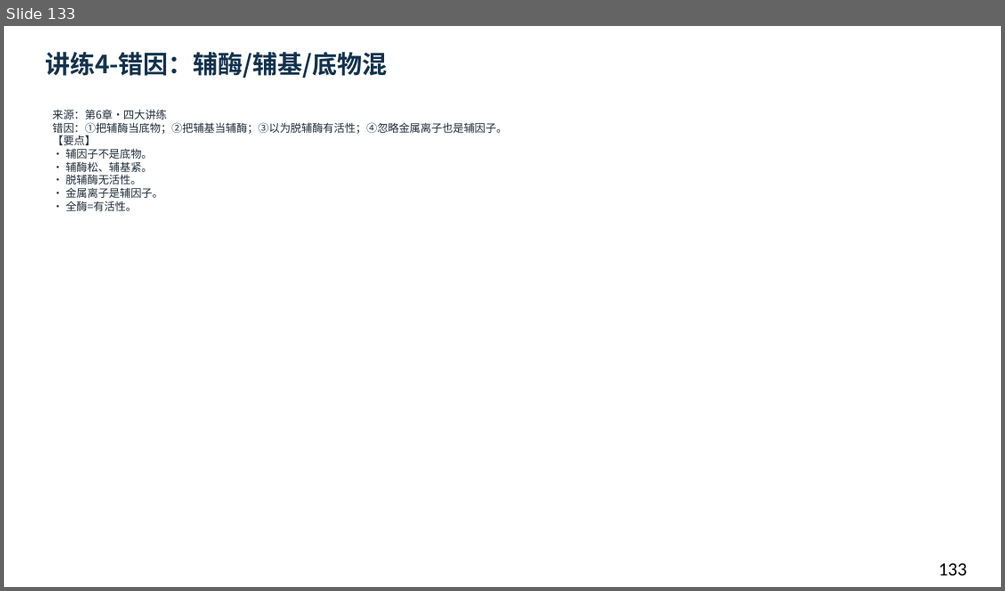
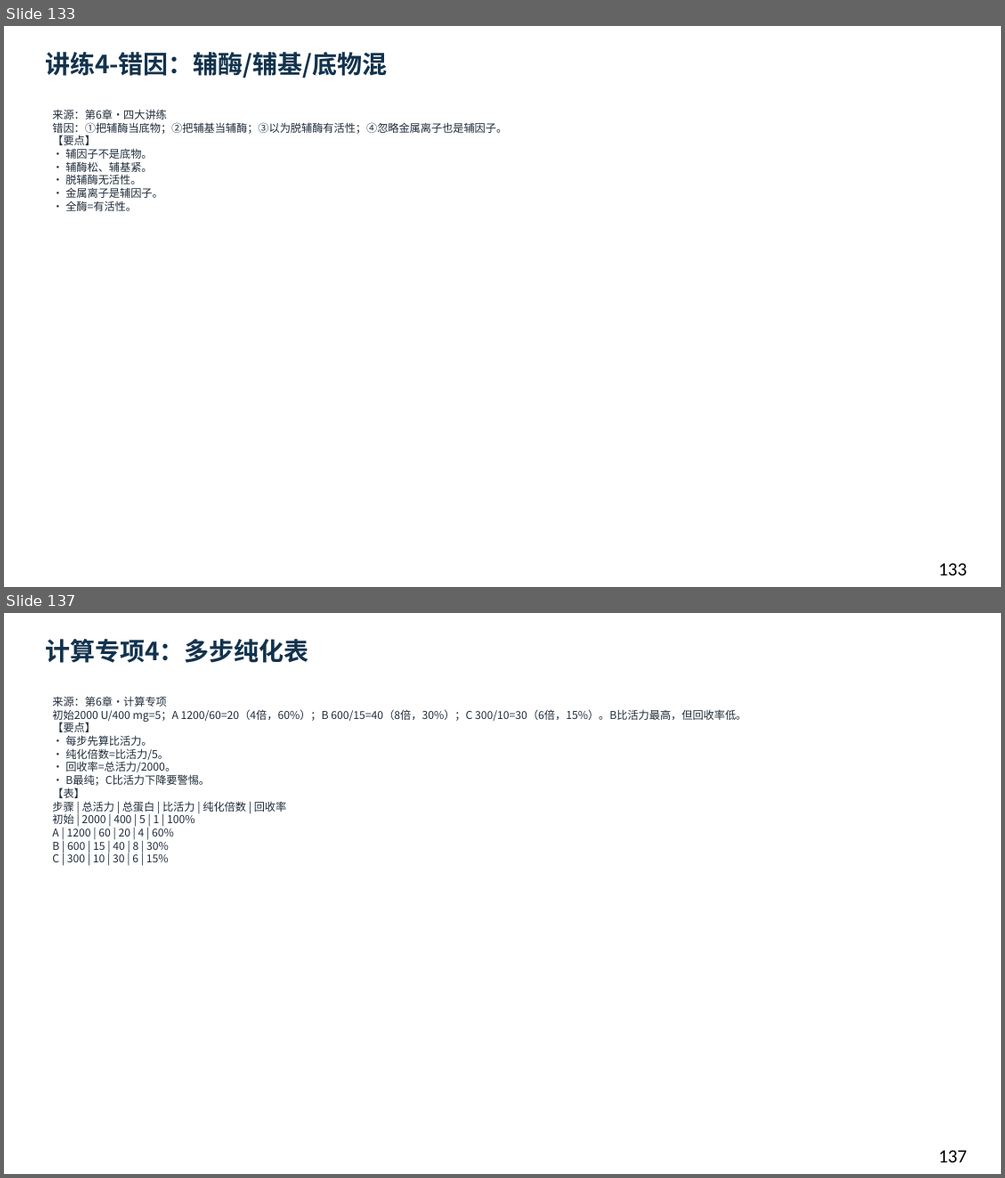
Before and after one commit to newkan-li/Biochemistry, a slide deck: downloads/bc06-ai-style.pptx. Shown one above the other, each under a label of ours: slide 133 before the commit, slides 133 and 137 after it; the slides between them are not shown. The pictures are 1005x591 and 1005x1178 pixels, drawn with LibreOffice and Linux fonts; fonts in the diff are those of the drawing. Boxes give left, top, right and bottom in pixels: in the first picture for what was removed or moved away, otherwise in the second. Text is boxed around its words. In the diff, an @@ line names an element or a change of style, - is before the commit and + after.

Commit message:
bc06加计算专项6页+分类专项6页(EC编号)+网页题55;下载146页;版本20261112bm

```diff
--- a/downloads/bc06-ai-style.pptx
+++ b/downloads/bc06-ai-style.pptx
@@ slide 137 added at <box>4,613,1001,1174</box>, background #FFFFFF @@
@@ text added at <box>45,639,309,663</box>, 24 pt, text #12324D, bold @@
+计算专项4：多步纯化表
@@ text added at <box>52,696,746,862</box>, 10.5 pt, text #202D3C @@
+来源：第6章·计算专项
+初始2000 U/400 mg=5；A 1200/60=20（4倍，60%）；B 600/15=40（8倍，30%）；C 300/10=30（6倍，15%）。B比活力最高，但回收率低。
+【要点】
+• 每步先算比活力。
+• 纯化倍数=比活力/5。
+• 回收率=总活力/2000。
+• B最纯；C比活力下降要警惕。
+【表】
+步骤 | 总活力 | 总蛋白 | 比活力 | 纯化倍数 | 回收率
+初始 | 2000 | 400 | 5 | 1 | 100%
+A | 1200 | 60 | 20 | 4 | 60%
+B | 600 | 15 | 40 | 8 | 30%
+C | 300 | 10 | 30 | 6 | 15%
@@ text added at <box>938,1150,967,1162</box>, 18 pt, text #000000 @@
+137
```
Also in this commit, not shown: 1 slide changed, 11 other slides added, 6 other files.
